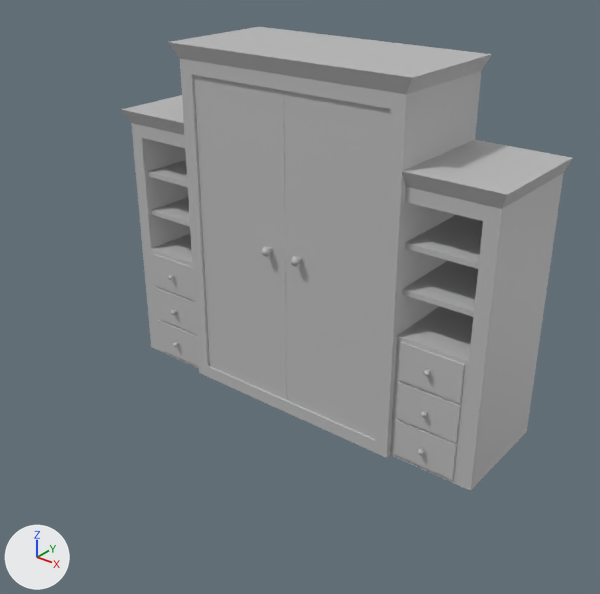
The FBX model Assets/Environment Art/Prefabs/BernardAssets/Static Mesh/Friday_wallBed.fbx, before and after one commit.
The view is the same before and after, from a 50 mm lens placed at (0.426, -0.501, 0.443), pointed at (0.042, -0.02, 0.145). Arrows for +X, +Y and +Z are at lower left; the lights stay in place. Where no turn or scale is listed for an object, it has been applied to the vertices.
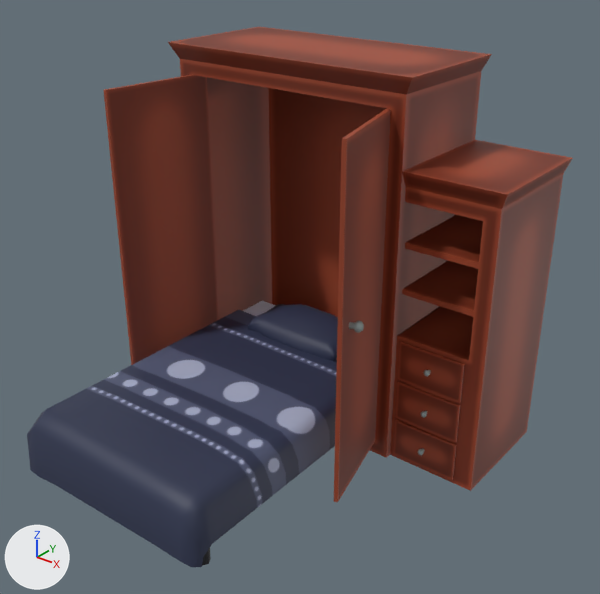
Where the newer file only moved an object's origin or applied its transform, the numbers keep the older frame.

What the commit changed:
Picture 'Friday_wallBed_Color.jpg' (img_friday_wallbed_color_jpg) is new.
Material 'wallbed' (mat_wallbed) is new.
Its texture is img_friday_wallbed_color_jpg.
Its roughness is 0.553.
me_mesh is used by ob_polysurface1; location (0.0, 0.0615, 0.1644).
me_mesh had 540 vertices, 442 faces and spanned x -0.199..0.199, y -0.06..0.06, z -0.164..0.164.
me_mesh now has 706 vertices, 579 faces and spans x -0.199..0.199, y -0.267..0.06, z -0.164..0.164.
me_mesh part 1: the loose piece of 8 vertices spanning x 0.0..0.102, y -0.05..-0.047, z -0.152..0.138 is turned 104.9 degrees about the z axis through its middle, then moved by (0.059, -0.041, 0.0), in mat_wallbed (picture img_friday_wallbed_color_jpg).
me_mesh part 2: the loose piece of 30 vertices spanning x 0.012..0.021, y -0.06..-0.044, z -0.006..0.001 is multiplied about its middle by the matrix ((-0.257, -0.703, 0.0), (0.967, -0.257, 0.0), (0.0, 0.0, 1.0)), then moved by (0.107, -0.07, 0.0), in mat_wallbed (picture img_friday_wallbed_color_jpg).
me_mesh part 3: the loose piece of 8 vertices spanning x -0.102..0.0, y -0.05..-0.047, z -0.152..0.138 is turned -97 degrees about the z axis through its middle, then moved by (-0.054, -0.04, 0.0), in mat_wallbed (picture img_friday_wallbed_color_jpg).
me_mesh part 4: a new loose piece of 78 vertices spanning x -0.049..0.053, y -0.049..0.006, z -0.098..-0.074, in mat_wallbed (picture img_friday_wallbed_color_jpg).
me_mesh part 5: a new loose piece of 32 vertices spanning x -0.096..0.096, y -0.267..-0.023, z -0.15..-0.094, in mat_wallbed (picture img_friday_wallbed_color_jpg).
me_mesh part 6: a new loose piece of 20 vertices spanning x -0.091..0.091, y -0.259..0.025, z -0.131..-0.097, in mat_wallbed (picture img_friday_wallbed_color_jpg).
me_mesh part 7: the loose piece of 30 vertices spanning x -0.021..-0.012, y -0.06..-0.044, z -0.006..0.001 is deleted.
Part 8, on me_mesh:
12 vertices are added at x -0.084..0.083, y -0.246..-0.236, z -0.164.
12 new vertices lie (0.0, 0.0, 0.034) away from vertices in x -0.084..0.083, y -0.246..-0.236, z -0.164.
16 new faces join them.
me_mesh part 9: 378 faces spanning x -0.199..0.199, y -0.058..0.06, z -0.164..0.164 switch from mat_lambert1 (grey #bcbcbc) to mat_wallbed (picture img_friday_wallbed_color_jpg).

Location of each change, (x1, y1, x2, y2) in pixels of the pictures (600 x 594 px; the box of a moved part takes in the faces that stretch with it):
'polySurface1', reshaped (21% wider, 16% taller): before (121, 27, 573, 491); after (27, 27, 573, 567)
part 1 of me_mesh, moved or reshaped: before (284, 91, 390, 439); after (334, 108, 391, 502)
part 2 of me_mesh, moved or reshaped: before (290, 256, 302, 266); after (349, 320, 364, 333)
part 3 of me_mesh, moved or reshaped: before (193, 75, 287, 400); after (103, 75, 218, 365)
part 4 of me_mesh, added (blue): after (248, 304, 338, 361)
part 5 of me_mesh, added (blue): after (27, 310, 337, 567)
part 6 of me_mesh, added: after (243, 301, 276, 316)
part 7 of me_mesh, deleted: before (261, 247, 273, 257)
part 8 of me_mesh, added: after (202, 548, 211, 566)
part 9 of me_mesh, recoloured (grey to brown): (168, 27, 573, 491) in both
